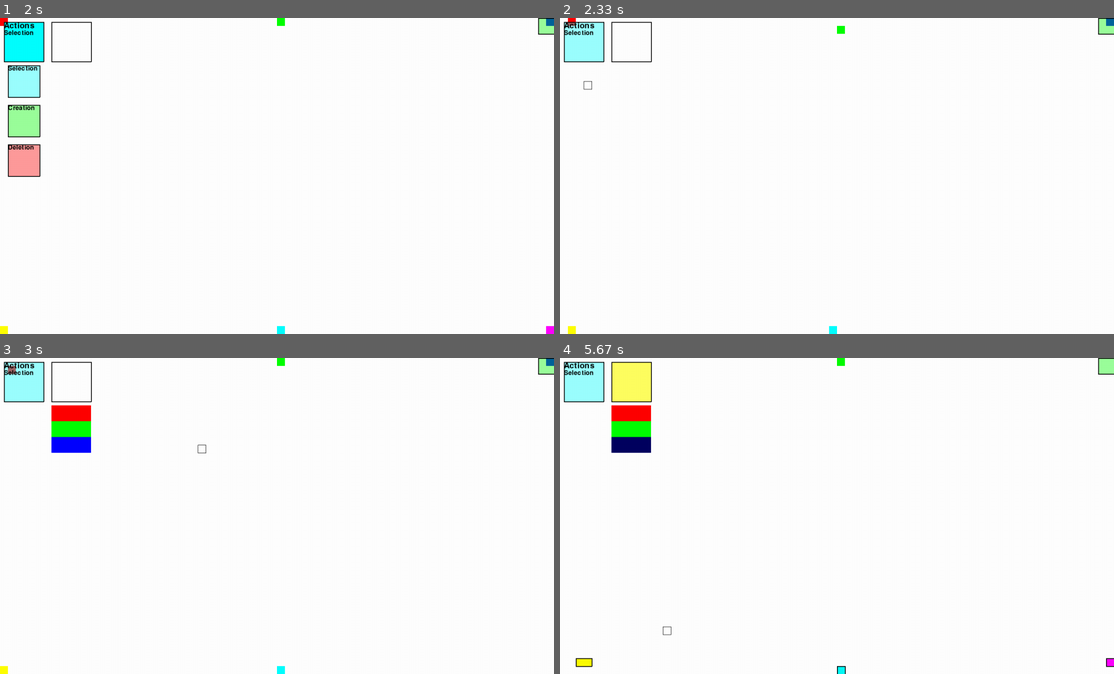
Above: before the commit, frames 1-4 (two rows, left to right).
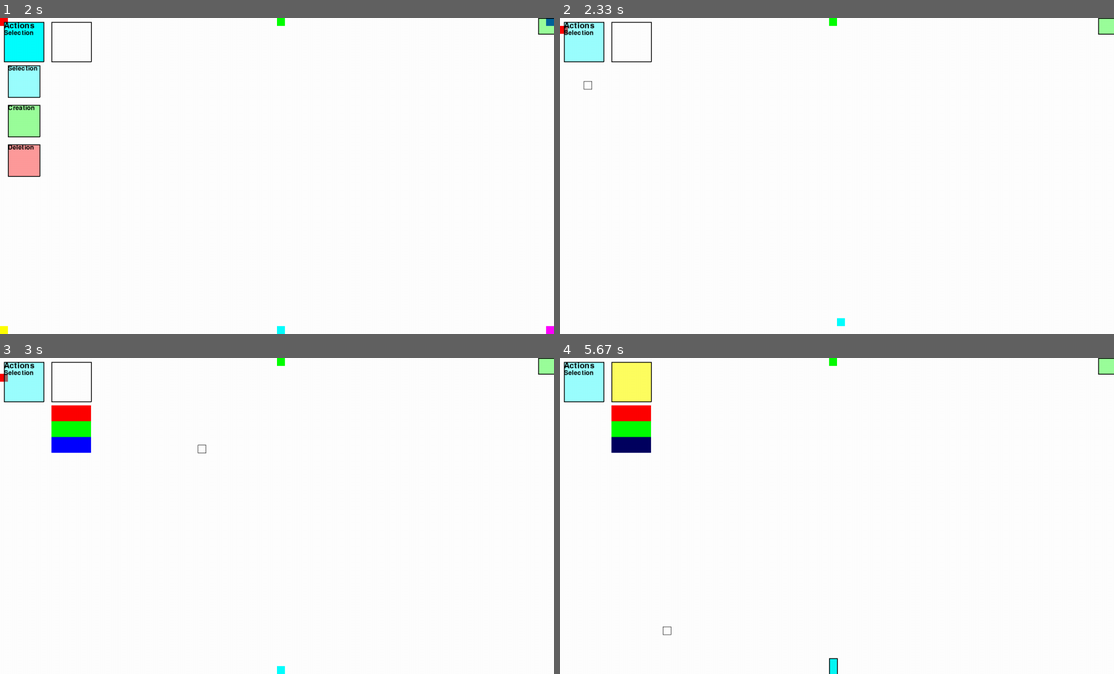
Above: after the commit, the same moments.

Repository: sbwhitt/pygame-life-simulation
Game: pygame game, started from main.py
The game is run twice, just before and just after one commit, with the same random seed, the same clock (stepped at 60 frames per second) and the same inputs.
Inputs (mouse positions are in pixels of both pictures, inside the frame that each line leads up to):
- Up to frame 1 (2 s): click (448, 24) at 0.38 s; tap Enter at 0.67 s; click (105, 128) at 1.05 s; tap E at 1.33 s; click "Actions" at 1.72 s
- Up to frame 2 (2.33 s): click "Selection" at 2.05 s
- Up to frame 3 (3 s): click (72, 380) at 2.38 s; click (199, 449) at 2.72 s
- Up to frame 4 (5.67 s): click (626, 446) at 3.05 s; click (1008, 506) at 3.38 s; click (953, 459) at 3.72 s; click (676, 455) at 4.05 s; click (859, 503) at 4.38 s; tap X at 4.67 s; click (753, 607) at 5.05 s; click (670, 632) at 5.38 s

Frame 1 is identical in both runs. In frame 2, 0.3% of the frame differs, in the area x 0-100%, y 0-100%; in frame 3, 0.1%; in frame 4, 0.3%, in the area x 2-100%, y 0-100%.

Commit message:
cleanup entity moving

Diff:
--- a/src/entities/entity.py
+++ b/src/entities/entity.py
@@ -19,15 +19,16 @@
             self.dna = DNA(args[2])
         else:
             self.dna = DNA(utils.get_random_color())
+        self.dirs = [(0, -settings.ENT_WIDTH), (-settings.ENT_WIDTH, 0), (0, settings.ENT_WIDTH), (settings.ENT_WIDTH, 0)]
 
-    def update(self, width: int, height: int, surroundings: list["Entity"]) -> "Entity":
+    def update(self, surroundings: list["Entity"]) -> "Entity":
         if self.dna.diseased:
             self.dna.recover()
         neighbor = self._choose_neighbor(surroundings)
         if neighbor != None:
             return neighbor
         if (not self.bound and self.dna.dir_timer > settings.DIR_INTERVAL):
-            self._choose_dir(surroundings, width, height)
+            self._move(self._choose_dir(surroundings))
         return None
 
     def reproduce(self) -> "Entity|None":
@@ -68,37 +69,37 @@
 
     # helpers
 
-    def _move(self, width: int, height: int, choice: int) -> None:
+    def _move(self, choice: int) -> None:
         if self.dna.move_timer > settings.MOVE_INTERVAL:
             if choice == 0 and self.rect.top != 0:  # up
                 self.rect = self.rect.move(0, -settings.ENT_WIDTH)
             elif choice == 1 and self.rect.left != 0:  # left
                 self.rect = self.rect.move(-settings.ENT_WIDTH, 0)
-            elif choice == 2 and self.rect.bottom <= height:  # down
+            elif choice == 2 and self.rect.bottom <= settings.WORLD_SIZE:  # down
                 self.rect = self.rect.move(0, settings.ENT_WIDTH)
-            elif choice == 3 and self.rect.right < width:  # right
+            elif choice == 3 and self.rect.right < settings.WORLD_SIZE:  # right
                 self.rect = self.rect.move(settings.ENT_WIDTH, 0)
             self.dna.move_timer = 0
             self.loc = (self.rect.left, self.rect.top)
 
-    def _choose_dir(self, surroundings: list["Entity"], width: int, height: int) -> int:
+    def _choose_dir(self, surroundings: list["Entity"]) -> int:
         self.dna.dir_timer = 0
-        choices = -1
-        for s in surroundings:
-            if not s: choices += 1
-        if choices > 0:
-            self._move(width, height, random.randint(0, choices))
+        choices = []
+        for i in range(len(surroundings)):
+            if not surroundings[i]: choices.append(i)
+        if len(choices) > 0:
+            return choices[random.randint(0, len(choices)-1)]
+        return -1
 
     def _choose_spawn_location(self) -> tuple|None:
         # up left down right
-        dirs = [(0, -settings.ENT_WIDTH), (-settings.ENT_WIDTH, 0), (0, settings.ENT_WIDTH), (settings.ENT_WIDTH, 0)]
         choices = []
         for i in range(len(self.edges)):
             if self.edges[i]:
                 choices.append(i)
         if len(choices) > 0:
             choice = random.randint(0, len(choices)-1)
-            return utils.add_twoples(self.loc, dirs[choice])
+            return utils.add_twoples(self.loc, self.dirs[choice])
         return None
 
     def _degenerate(self) -> None:
--- a/src/entities/entity_manager.py
+++ b/src/entities/entity_manager.py
@@ -32,7 +32,7 @@
                 e.dna.dir_timer += clock_time
                 e.dna.move_timer += clock_time
                 self.m.grid[e.loc].remove(e)
-                neighbor = e.update(settings.WORLD_SIZE, settings.WORLD_SIZE, surroundings)
+                neighbor = e.update(surroundings)
                 if neighbor != None: c_man.bind(e, neighbor)
                 self.m.grid[e.loc].append(e)
             elif e.bound:
